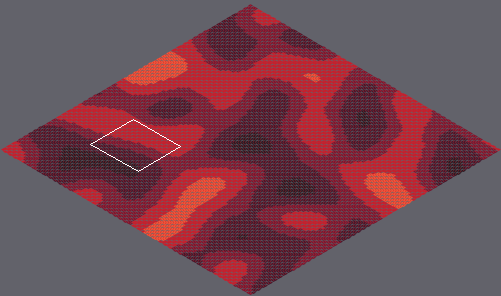
Tiled map, stored at marswars/resources/mapAssets/loadmap.tmx. The picture above shows the old version from afar; the outline marks the close-up.
Close-up. First the earlier version:
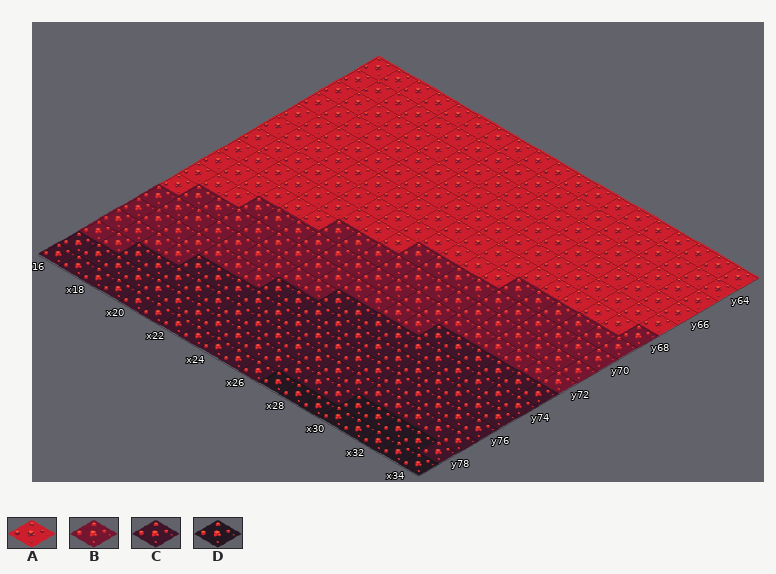
Cells are 55x32 px. Isometric: x runs down to the right, y down to the left. Shown: x 16..34, y 63..79. The commit also changed other parts of the map, which this record leaves out.
Key: from "tileset1": A 11 "mars007", B 12 "mars008", C 13 "mars009", D 14 "mars010".
_ is an empty cell.
Layer "Tile Layer 1" before, first column x 16:
63 AAAAAAAAAAAAAAAAAAA
64 AAAAAAAAAAAAAAAAAAA
65 AAAAAAAAAAAAAAAAAAA
66 AAAAAAAAAAAAAAAAAAA
67 AAAAAAAAAAAAAAAAAAA
68 AAAAAAAAAAAAAAAAAAB
69 AAAAAAAAAAAAABBBBBB
70 AAAAAAAAABBBBBBBBBB
71 AAAAAABBBBBBBBBBBBB
72 AAABBBBBBBBBBBBBBBB
73 ABBBBBBBBBBBBCCCCCC
74 BBBBBBBBBCCCCCCCCCC
75 BBBBBBBCCCCCCCCCCCC
76 BBBBCCCCCCCCCCCCCCC
77 BBCCCCCCCCCCCCCCCCC
78 CCCCCCCCCCCCCCDDDDC
79 CCCCCCCCCCCDDDDDDDD
Now the later version:
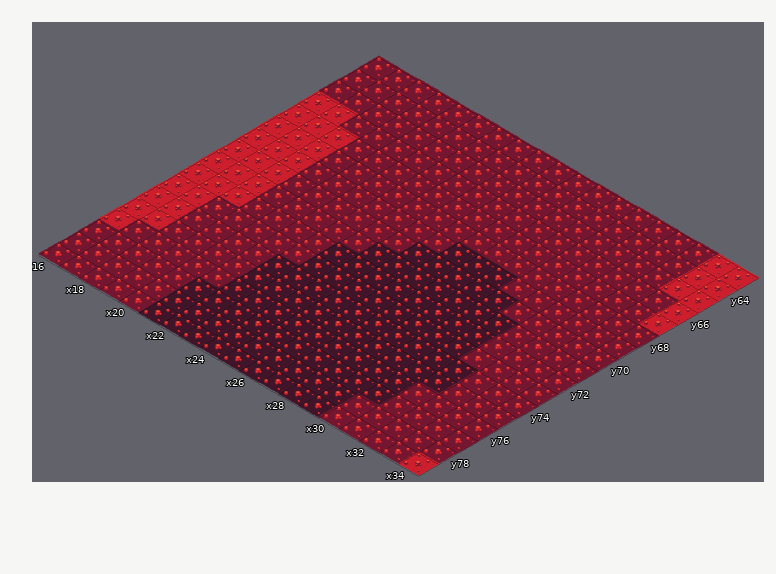
The edit:
{"where": "layer \"Tile Layer 1\""}
{"y":63,"x":16,"old":"AAAAAAAAAAAAAAAAA","new":"BBBBBBBBBBBBBBBBB"}
{"y":64,"x":16,"old":"AAAAAAAAAAAAAAAAA","new":"BBBBBBBBBBBBBBBBB"}
{"y":65,"x":16,"old":"AAAAAAAAAAAAAAAAA","new":"BBBBBBBBBBBBBBBBB"}
{"y":66,"x":18,"old":"AAAAAAAAAAAAAAAA","new":"BBBBBBBBBBBBBBBB"}
{"y":67,"x":19,"old":"AAAAAAAAAAAAAAA","new":"BBBBBBBBBBBBBBB"}
{"y":68,"x":19,"old":"AAAAAAAAAAAAAAA","new":"BBBBBBBBBBBBBBB"}
{"y":69,"x":19,"old":"AAAAAAAAAA","new":"BBBBBBBCCC"}
{"y":70,"x":19,"old":"AAAAAABBBBB","new":"BBBBBBCCCCC"}
{"y":71,"x":19,"old":"AAA","new":"BBB"}
{"y":71,"x":24,"old":"BBBBBBB","new":"CCCCCCC"}
{"y":72,"x":23,"old":"BBBBBBBB","new":"CCCCCCCC"}
{"y":73,"x":17,"old":"B","new":"A"}
{"y":73,"x":23,"old":"BBBBBB","new":"CCCCCC"}
{"y":73,"x":31,"old":"CCCC","new":"BBBB"}
{"y":74,"x":16,"old":"BB","new":"AA"}
{"y":74,"x":22,"old":"BBB","new":"CCC"}
{"y":74,"x":32,"old":"CCC","new":"BBB"}
{"y":75,"x":16,"old":"BB","new":"AA"}
{"y":75,"x":22,"old":"B","new":"C"}
{"y":75,"x":32,"old":"CCC","new":"BBB"}
{"y":76,"x":16,"old":"B","new":"A"}
{"y":76,"x":20,"old":"CC","new":"BB"}
{"y":76,"x":31,"old":"CCCC","new":"BBBB"}
{"y":77,"x":18,"old":"CCC","new":"BBB"}
{"y":77,"x":31,"old":"CCCC","new":"BBBB"}
{"y":78,"x":16,"old":"CCCCC","new":"BBBBB"}
{"y":78,"x":30,"old":"DDDDC","new":"BBBBB"}
{"y":79,"x":16,"old":"CCCCC","new":"BBBBB"}
{"y":79,"x":27,"old":"DDDDDDDD","new":"CCCBBBBA"}
{"label":"changed","picture_box":[38,55,720,476]}
